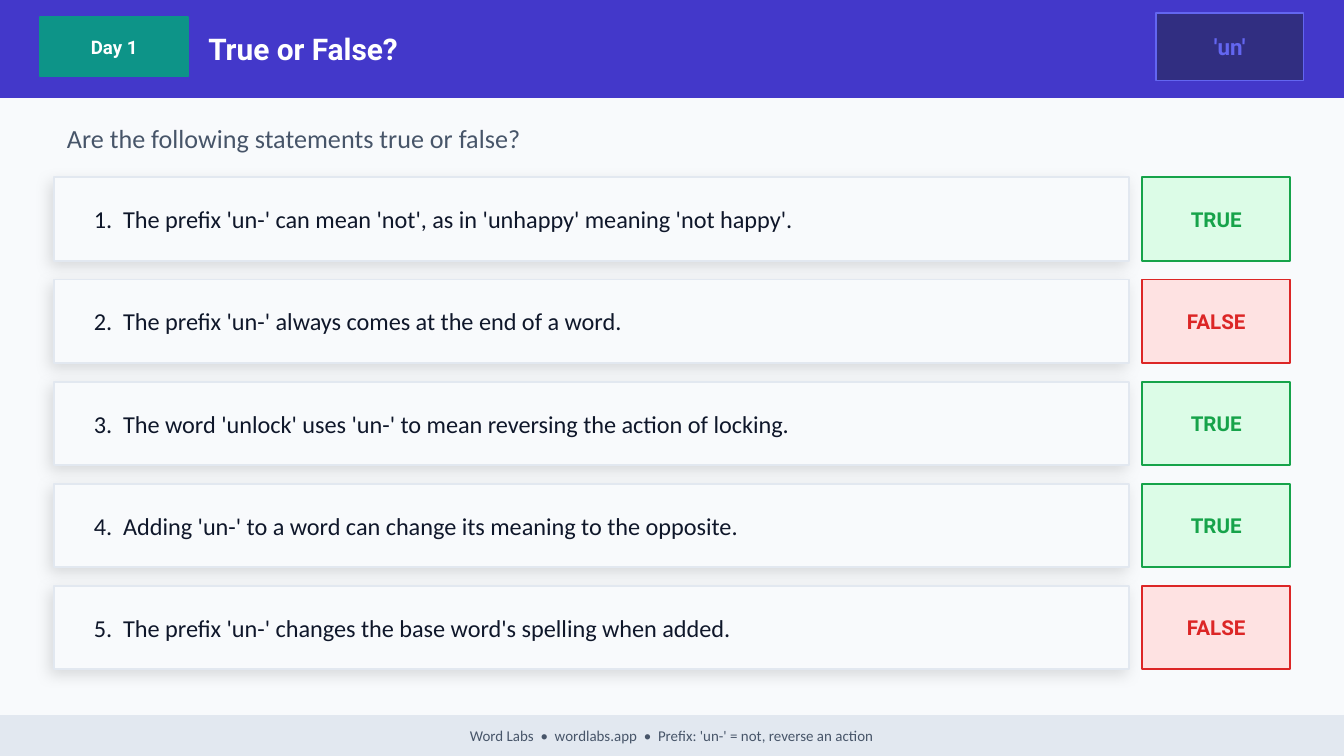
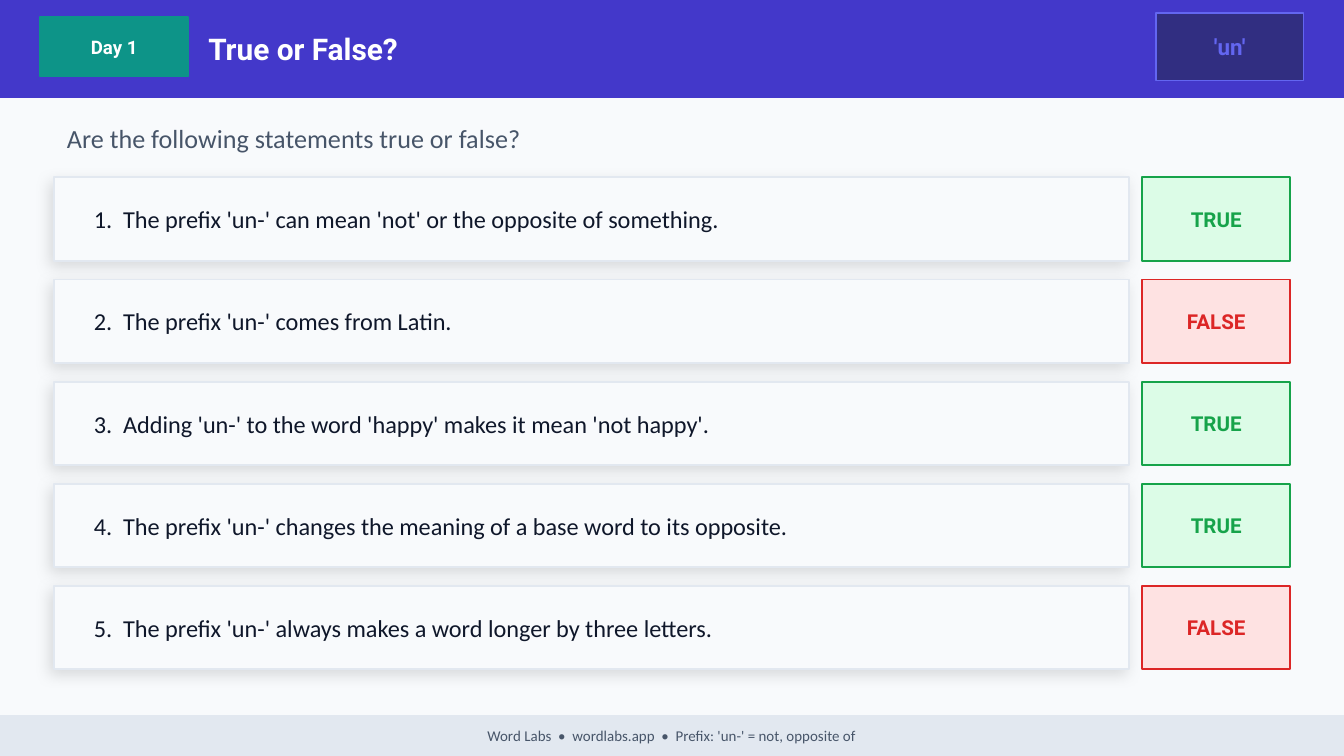
Before and after one commit to NickD135/morphology-builder, a slide deck: slide 5 of output/wordlabs-un-3day.pptx. Drawn at 1344x756 pixels with LibreOffice and Linux fonts; fonts in the diff are those of the drawing. Boxes give left, top, right and bottom in pixels: in the first picture for what was removed or moved away, otherwise in the second. Text is boxed around its words. In the diff, an @@ line names an element or a change of style, - is before the commit and + after.

```diff
--- a/output/wordlabs-un-3day.pptx
+++ b/output/wordlabs-un-3day.pptx
@@ text at <box>94,211,718,232</box>: text changed @@
-1. The prefix 'un-' can mean 'not', as in 'unhappy' meaning 'not happy'.
+1. The prefix 'un-' can mean 'not' or the opposite of something.
@@ text at <box>94,313,452,334</box>: text changed @@
-2. The prefix 'un-' always comes at the end of a word.
+2. The prefix 'un-' comes from Latin.
@@ text at <box>94,416,709,437</box>: text changed @@
-3. The word 'unlock' uses 'un-' to mean reversing the action of locking.
+3. Adding 'un-' to the word 'happy' makes it mean 'not happy'.
@@ text at <box>94,518,787,539</box>: text changed @@
-4. Adding 'un-' to a word can change its meaning to the opposite.
+4. The prefix 'un-' changes the meaning of a base word to its opposite.
@@ text at <box>94,620,712,641</box>: text changed @@
-5. The prefix 'un-' changes the base word's spelling when added.
+5. The prefix 'un-' always makes a word longer by three letters.
@@ text at <box>487,730,855,744</box>: text changed @@
-Word Labs • wordlabs.app • Prefix: 'un-' = not, reverse an action
+Word Labs • wordlabs.app • Prefix: 'un-' = not, opposite of
```
Also in this commit, not shown: 34 other slides changed, 32 other files.
